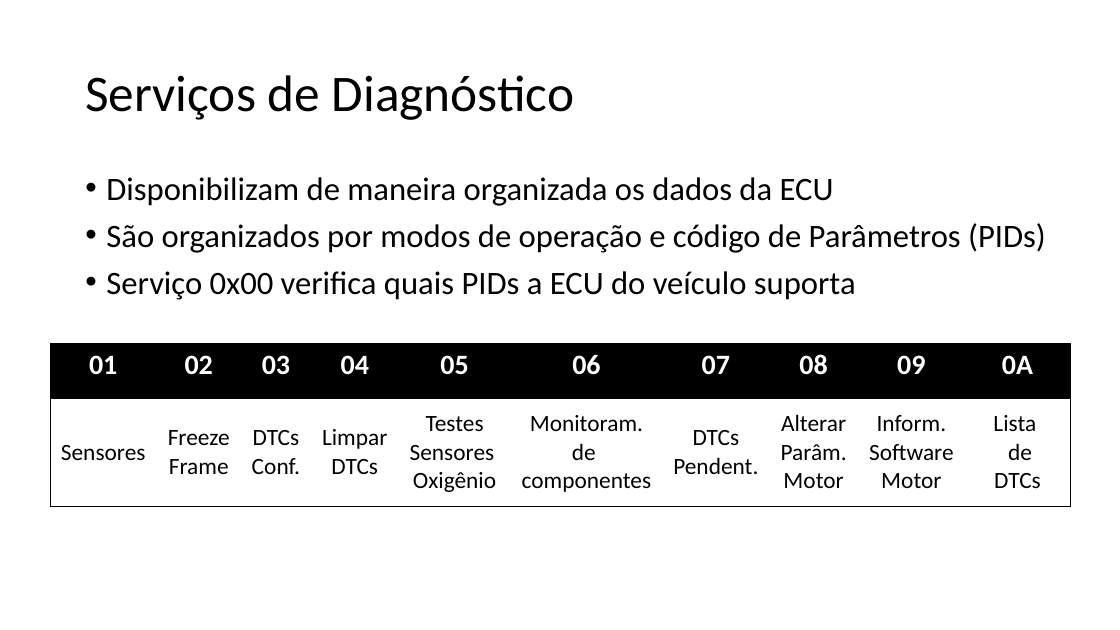
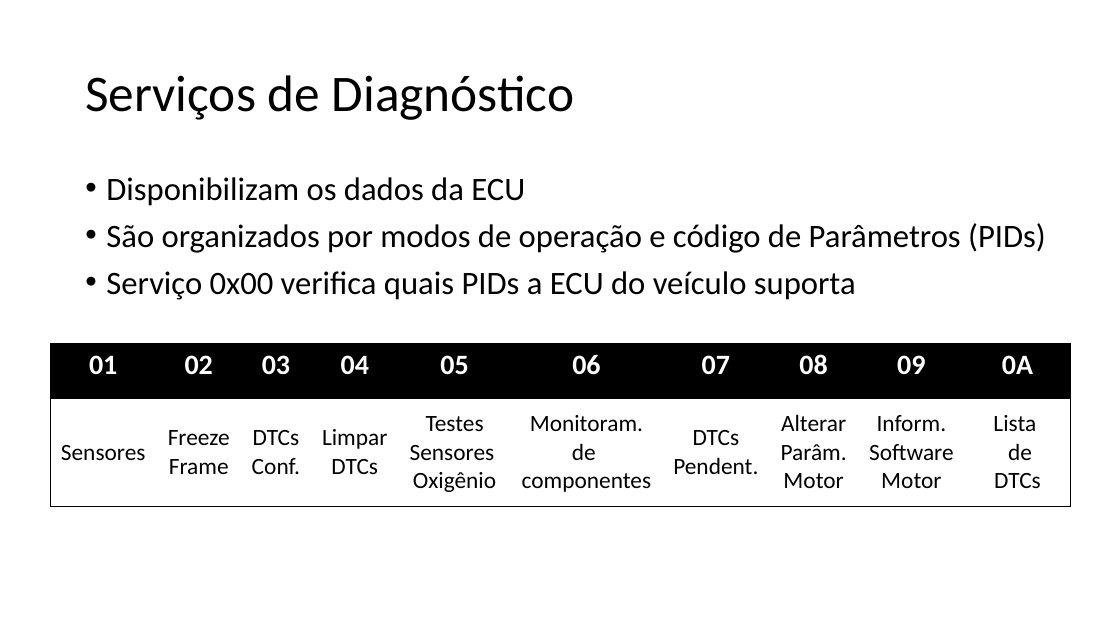
Before and after one commit to maiconn/tcc, a slide deck: slide 14 of apresentação/ApresentacaoTCC.pptx. Drawn at 1120x630 pixels with LibreOffice and Linux fonts; fonts in the diff are those of the drawing. Boxes give left, top, right and bottom in pixels: in the first picture for what was removed or moved away, otherwise in the second. Text is boxed around its words. In the diff, an @@ line names an element or a change of style, - is before the commit and + after.

```diff
--- a/apresentação/ApresentacaoTCC.pptx
+++ b/apresentação/ApresentacaoTCC.pptx
@@ text at [106,177,525,206]: text changed @@
-• Disponibilizam de maneira organizada os dados da ECU
+• Disponibilizam os dados da ECU
```
Also in this commit, not shown: 3 other slides changed, 2 slides added, 2 slides removed.
